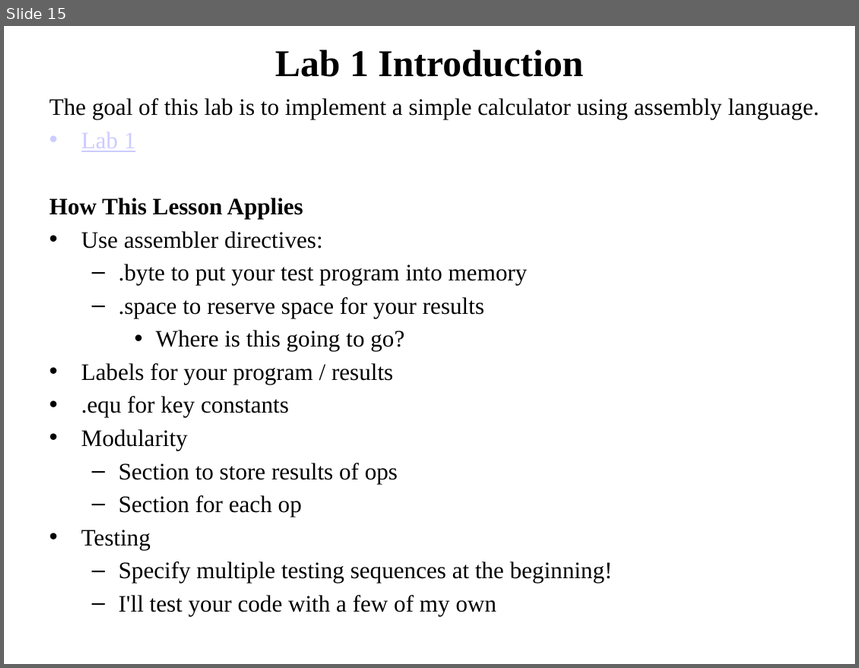
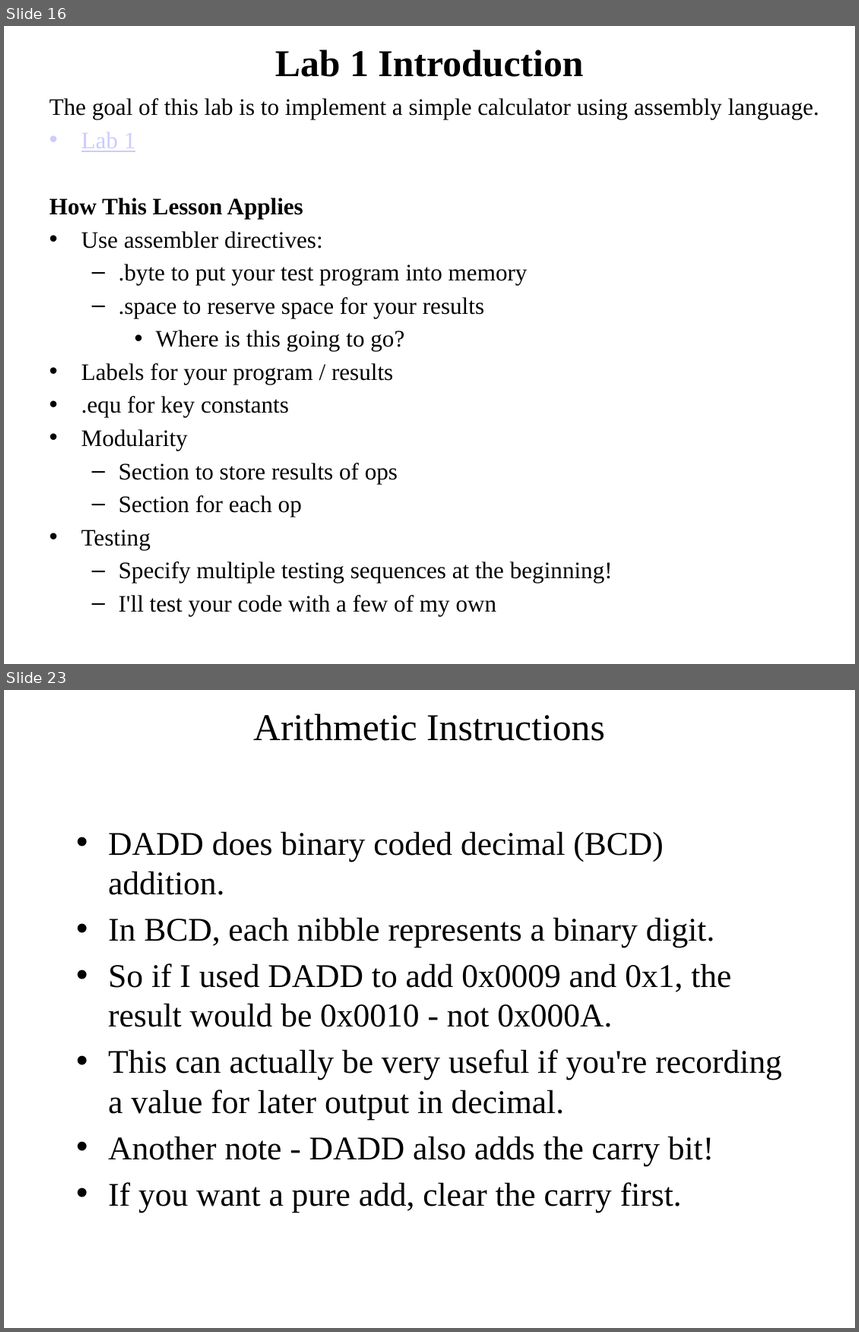
Before and after one commit to pw4rn3r/ECE382, a slide deck: notes/L7/Lsn7.pptx. Shown one above the other, each under a label of ours: slide 15 before the commit, slides 16 and 23 after it; the slides between them are not shown. The pictures are 859x668 and 859x1332 pixels, drawn with LibreOffice and Linux fonts; fonts in the diff are those of the drawing. Boxes give left, top, right and bottom in pixels: in the first picture for what was removed or moved away, otherwise in the second. Text is boxed around its words. In the diff, an @@ line names an element or a change of style, - is before the commit and + after.

```diff
--- a/notes/L7/Lsn7.pptx
+++ b/notes/L7/Lsn7.pptx
@@ slide 23 added at (x1=4, y1=690, x2=855, y2=1328), background #FFFFFF @@
@@ title added at (x1=253, y1=714, x2=605, y2=741), 32 pt, text #000000 @@
+Arithmetic Instructions
@@ text added at (x1=108, y1=831, x2=782, y2=1212), 28 pt, text #000000 @@
+• DADD does binary coded decimal (BCD) addition.
+• In BCD, each nibble represents a binary digit.
+• So if I used DADD to add 0x0009 and 0x1, the result would be 0x0010 - not 0x000A.
+• This can actually be very useful if you're recording a value for later output in decimal.
+• Another note - DADD also adds the carry bit!
+• If you want a pure add, clear the carry first.
@@ what was slide 15 is now slide 16 @@
```
Also in this commit, not shown: 5 slides changed, 23 other slides added, 1 slide removed.
